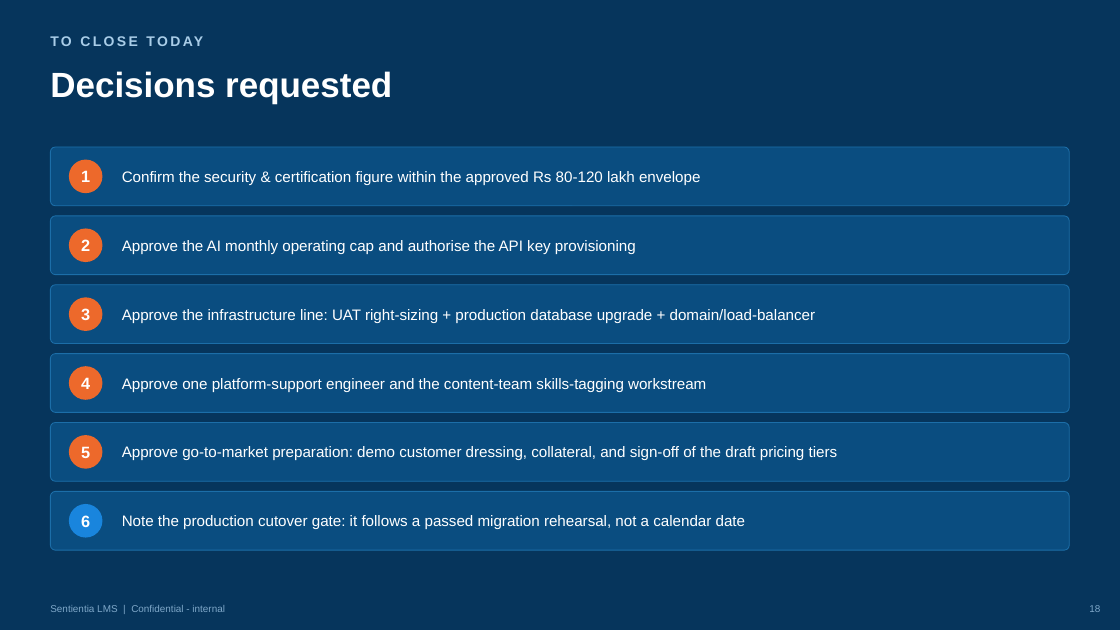
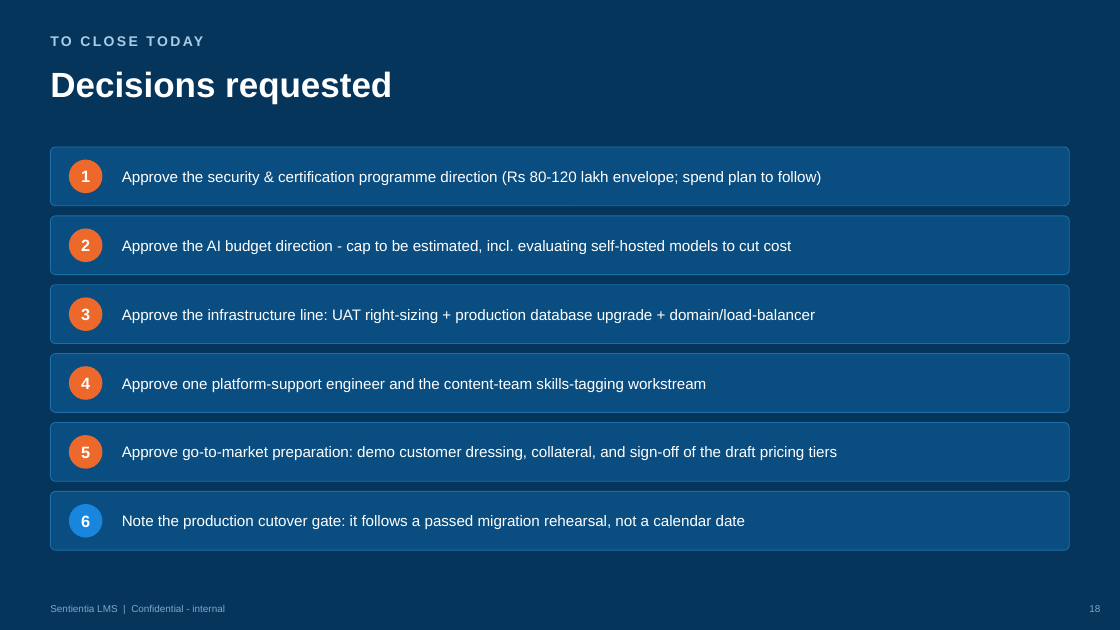
Before and after one commit to nitin-rajput-learning-tech/Airpay-Academy2.0, a slide deck: slide 18 of moodle-enhancement/docs/business/SENTIENTIA-EXECUTIVE-DECK-2026-08-21.pptx. Drawn at 1120x630 pixels with LibreOffice and Linux fonts; fonts in the diff are those of the drawing. Boxes give left, top, right and bottom in pixels: in the first picture for what was removed or moved away, otherwise in the second. Text is boxed around its words. In the diff, an @@ line names an element or a change of style, - is before the commit and + after.

```diff
--- a/moodle-enhancement/docs/business/SENTIENTIA-EXECUTIVE-DECK-2026-08-21.pptx
+++ b/moodle-enhancement/docs/business/SENTIENTIA-EXECUTIVE-DECK-2026-08-21.pptx
@@ text at (122,171,822,185): text changed @@
-Confirm the security & certification figure within the approved Rs 80-120 lakh envelope
+Approve the security & certification programme direction (Rs 80-120 lakh envelope; spend plan to follow)
@@ text at (122,240,792,254): text changed @@
-Approve the AI monthly operating cap and authorise the API key provisioning
+Approve the AI budget direction - cap to be estimated, incl. evaluating self-hosted models to cut cost
```
Also in this commit, not shown: 9 other slides changed, 1 other file.
